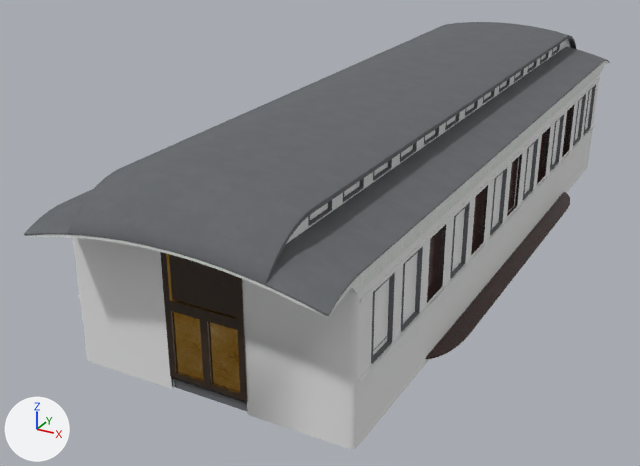
Renders of the FBX model vr progetto unity/Assets/Models/NewWagon/Vagone_cabine.fbx from each side of a commit.
Rendered twice from a 50 mm lens placed at (-4.1, -14.99, 8.02), pointed at (-11.68, -1.2, 1.13). The axes (+X, +Y, +Z) are drawn at lower left. The lights are the same throughout. The first picture is the older version. Where no turn or scale is listed for an object, it has been applied to the vertices.

Objects in the first picture: 'Cabine', 'Inside_walls_vc', 'Outside_frame_vc', 'Outside_walls_vc', 'door_anterior_vc', 'window_frames_vc', 'windows_vc' and 1 more.
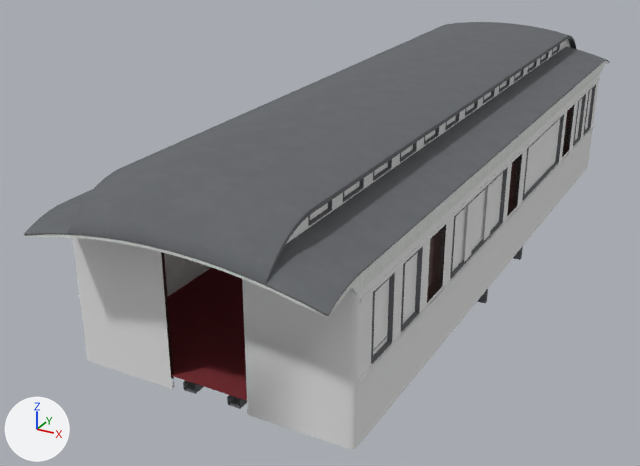
What differs and where, as boxes (x1, y1, x2, y2) in the pictures (640 x 466 px; the box of a moved part takes in the faces that stretch with it):
'Outside_frame_vc', reshaped: before (24, 22, 610, 411); after (24, 22, 610, 409)
'door_anterior_vc', deleted: before (160, 252, 247, 401)
    faces in mat_wood_black_001: (160, 252, 247, 401)
    faces in mat_brass_old_metal_001: (166, 253, 240, 393)
'Cabine', deleted (mostly hidden): before (425, 110, 570, 359)
part 1 of me_window_frames_cube_002, deleted: before (517, 139, 538, 200)
part 2 of me_window_frames_cube_002, moved or reshaped: before (461, 115, 563, 263); after (499, 115, 563, 223)
part 3 of me_black_id_1_model_1_003, deleted: before (171, 378, 247, 411)
part 4 of me_wood_body_cube_003, deleted: before (533, 123, 555, 188)
part 5 of me_plane_003, moved or reshaped (mostly hidden before): before (525, 144, 534, 193); after (524, 119, 560, 194)
part 6 of me_plane_003, deleted (mostly hidden): before (507, 157, 519, 213)
part 7 of me_plane_003, moved or reshaped: before (452, 208, 465, 271); after (452, 173, 503, 271)
'Floor_vc', unchanged, uncovered by the edit: after (168, 268, 247, 401)

The edits, one by one:
me_plane_003 is used by ob_windows_vc; location (-8.37, 5.66, 2.15).
me_plane_003 had 176 vertices, 130 faces and spanned x -4.54..0.02, y -11.64..0.31, z -0.34..0.73.
me_plane_003 now has 152 vertices, 114 faces and spans x -4.54..0.02, y -11.64..0.31, z -0.34..0.73.
me_plane_003 part 5: the loose piece of 8 vertices spanning x 0.0..0.02, y -5.03..-4.42, z -0.34..0.73 is scaled about its middle by (1, 4.1, 1), then moved by (0.0, 0.94, 0.0).
me_plane_003 part 6: the loose piece of 8 vertices spanning x 0.0..0.02, y -5.97..-5.36, z -0.34..0.73 is deleted.
me_plane_003 part 7: 4 vertices moved from x 0.0..0.02, y -8.19, z -0.34..0.73 to x 0.0..0.02, y -6.29, z -0.34..0.73.
Other edits to the shape of me_plane_003 do not show in these pictures.
me_window_frames_cube_002 is used by ob_window_frames_vc; location (-10.63, 0.0, 0.0).
me_window_frames_cube_002 had 755 vertices, 1505 faces and spanned x -2.34..2.34, y -5.97..5.97, z 1.82..3.79.
me_window_frames_cube_002 now has 723 vertices, 1441 faces and spans x -2.34..2.34, y -5.97..5.97, z 1.82..3.79.
me_window_frames_cube_002 part 1: the loose piece of 16 vertices spanning x 2.2..2.34, y 0.64..1.25, z 1.82..2.87 is deleted.
me_window_frames_cube_002 part 2: 16 vertices moved from x 2.2..2.34, y -2.53..2.53, z 1.82..2.87 to x 2.2..2.34, y -0.64..0.63, z 1.82..2.87.
Other edits to the shape of me_window_frames_cube_002 do not show in these pictures.
me_wood_body_cube_003 is used by ob_outside_walls_vc; location (-10.63, 0.0, 0.0).
Verts and faces of me_wood_body_cube_003; kept vertices keep their numbers, new ones are numbered from 664.
Before the commit, vertices of me_wood_body_cube_003: 73 (2.32, 2.52, 1.82) at pixel (549, 170), 74 (2.32, 2.19, 1.82) at pixel (545, 175), 136 (2.32, 1.58, 2.87) at pixel (542, 133), 146 (2.32, 1.58, 1.82) at pixel (536, 184), 153 (2.32, 1.25, 1.82) at pixel (532, 189).
Before the commit, vertices of me_wood_body_cube_003: 167 (2.32, 2.52, 2.87) at pixel (555, 121), 174 (2.32, 2.19, 2.87) at pixel (550, 125), 175 (2.32, 1.25, 2.87) at pixel (537, 138).
me_wood_body_cube_003 had 664 vertices, 916 faces and spanned x -2.38..2.38, y -7.21..7.21, z 0.72..3.85.
me_wood_body_cube_003 now has 664 vertices, 912 faces and spans x -2.38..2.38, y -7.21..7.21, z 0.72..3.85.
Part 4, on me_wood_body_cube_003:
Faces deleted: (73, 167, 174), (73, 174, 74), (136, 175, 146), (146, 175, 153).
me_black_id_1_model_1_003 is used by ob_outside_frame_vc; location (-10.63, 0.0, 0.0).
me_black_id_1_model_1_003 had 1689 vertices, 3019 faces and spanned x -2.36..2.36, y -7.21..7.21, z 0.41..4.04.
me_black_id_1_model_1_003 now has 1676 vertices, 2990 faces and spans x -2.36..2.36, y -7.21..7.21, z 0.41..4.04.
Part 3, on me_black_id_1_model_1_003:
13 vertices are removed from x -0.66..0.66, y -6.41..6.41, z 0.72..3.32.
29 faces are deleted.
Object 'Cabine' (ob_cabine) is deleted.
Object 'door_anterior_vc' (ob_door_anterior_vc) is deleted.
